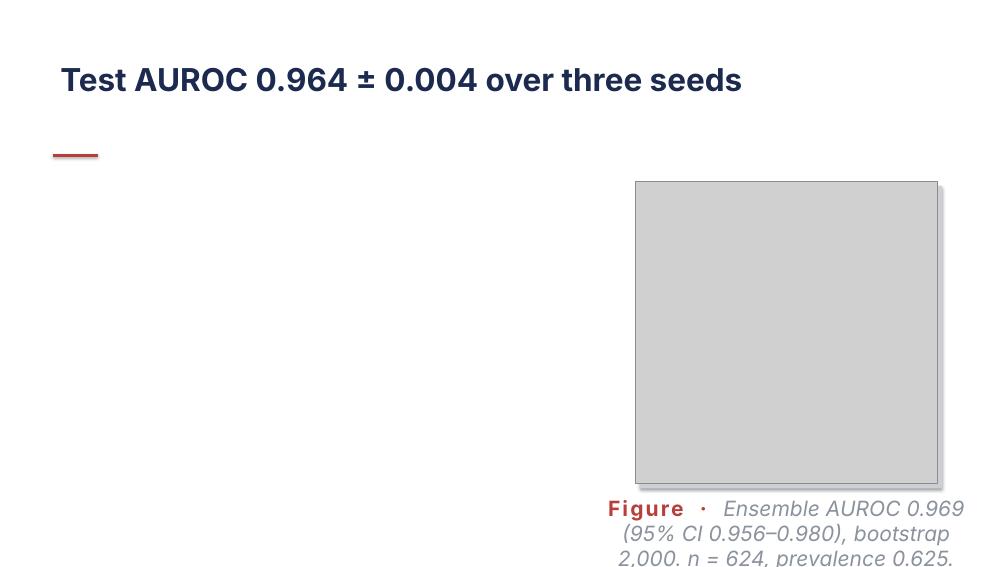
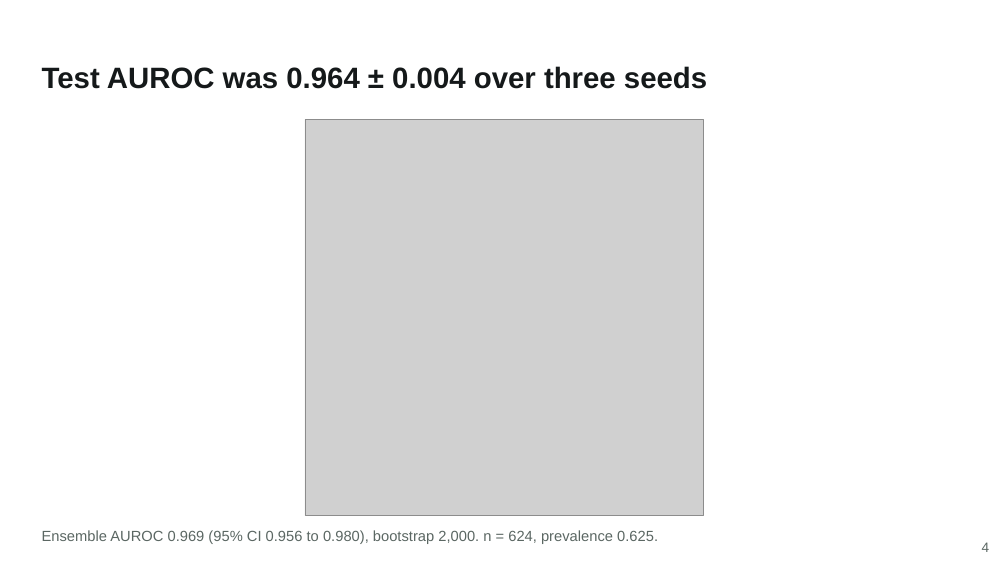
Before and after one commit to Aperivue/medsci-skills, a slide deck: slide 4 of demo/04_pneumoniamnist_cnn/presentation/demo4_pneumoniamnist_cnn.pptx. Drawn at 1008x567 pixels with LibreOffice and Linux fonts; fonts in the diff are those of the drawing; grey boxes stand for pictures. Boxes give left, top, right and bottom in pixels: in the first picture for what was removed or moved away, otherwise in the second. Text is boxed around its words. In the diff, an @@ line names an element or a change of style, - is before the commit and + after.

```diff
--- a/demo/04_pneumoniamnist_cnn/presentation/demo4_pneumoniamnist_cnn.pptx
+++ b/demo/04_pneumoniamnist_cnn/presentation/demo4_pneumoniamnist_cnn.pptx
@@ title "Test AUROC was 0.964 ± ..." at (42,66,707,89): vertical alignment top to middle @@
@@ title at (42,66,707,89): text changed; size 30 to 28 pt; font Inter to Arial; text colour #1B2A4E to #15191A @@
-Test AUROC 0.964 ± 0.004 over three seeds
+Test AUROC was 0.964 ± 0.004 over three seeds
@@ picture added at (305,119,703,516) @@
@@ line removed from (53, 156) to (98, 156) @@
@@ picture removed at (635,181,938,484) @@
@@ rectangle removed at (640,186,942,488) @@
@@ text "Ensemble AUROC 0.969 (95% CI ..." at (42,530,658,544): vertical alignment top to middle @@
@@ text at (42,530,658,544): text changed; size 20 to 14 pt; font Inter to Arial; text colour #8A929E to #5B6763; italic off @@
-Figure · Ensemble AUROC 0.969 (95% CI 0.956–0.980), bootstrap 2,000. n = 624, prevalence 0.625.
+Ensemble AUROC 0.969 (95% CI 0.956 to 0.980), bootstrap 2,000. n = 624, prevalence 0.625.
@@ page number added at (982,542,990,552), 13 pt, text #5B6763 @@
+4
```
Also in this commit, not shown: 1 other slide changed, 7 slides added, 5 slides removed, 20 other files.
